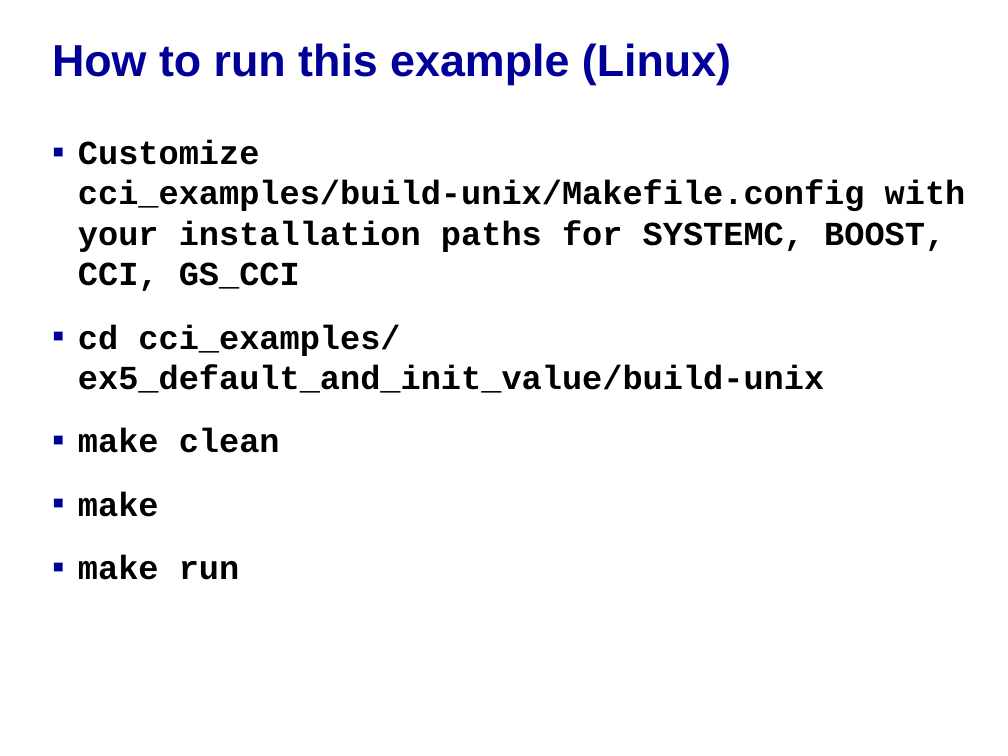
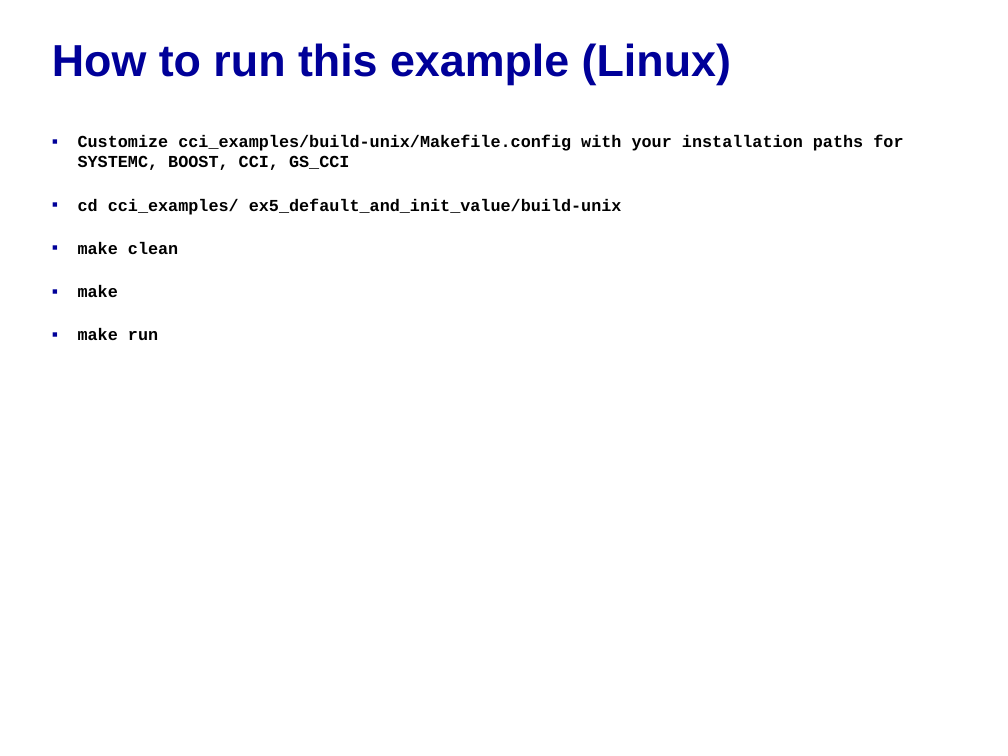
Before and after one commit to accellera-official/cci, a slide deck: slide 4 of examples/ex05_Default_and_Initial_Value/docs/ex05_Default_and_Initial_Value.ppt. Drawn at 1008x756 pixels with LibreOffice and Linux fonts; fonts in the diff are those of the drawing; background and template pictures are left out. Boxes give left, top, right and bottom in pixels: in the first picture for what was removed or moved away, otherwise in the second. Text is boxed around its words. In the diff, an @@ line names an element or a change of style, - is before the commit and + after.

```diff
--- a/examples/ex05_Default_and_Initial_Value/docs/ex05_Default_and_Initial_Value.ppt
+++ b/examples/ex05_Default_and_Initial_Value/docs/ex05_Default_and_Initial_Value.ppt
@@ text "Customize cci_examples/build-unix/Makefile.config with your  ..." at box(78, 135, 903, 340): size 24 to 12 pt @@
```
Also in this commit, not shown: 4 other slides changed, 2 other files.
